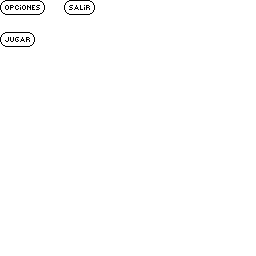
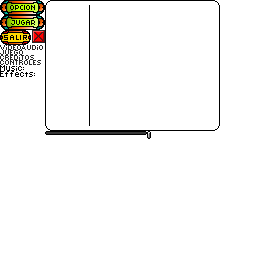
Before/after of a w=256, h=256 layered artwork. What changed in the layer stack:
added layer "Layer 14" above "Layer 15" over [45, 131, 147, 135]
added layer "Layer 15" above "Layer 13" over [147, 131, 151, 139]
renamed "Layer 0" to "Layer 13", painted on it over [0, 0, 220, 131]
